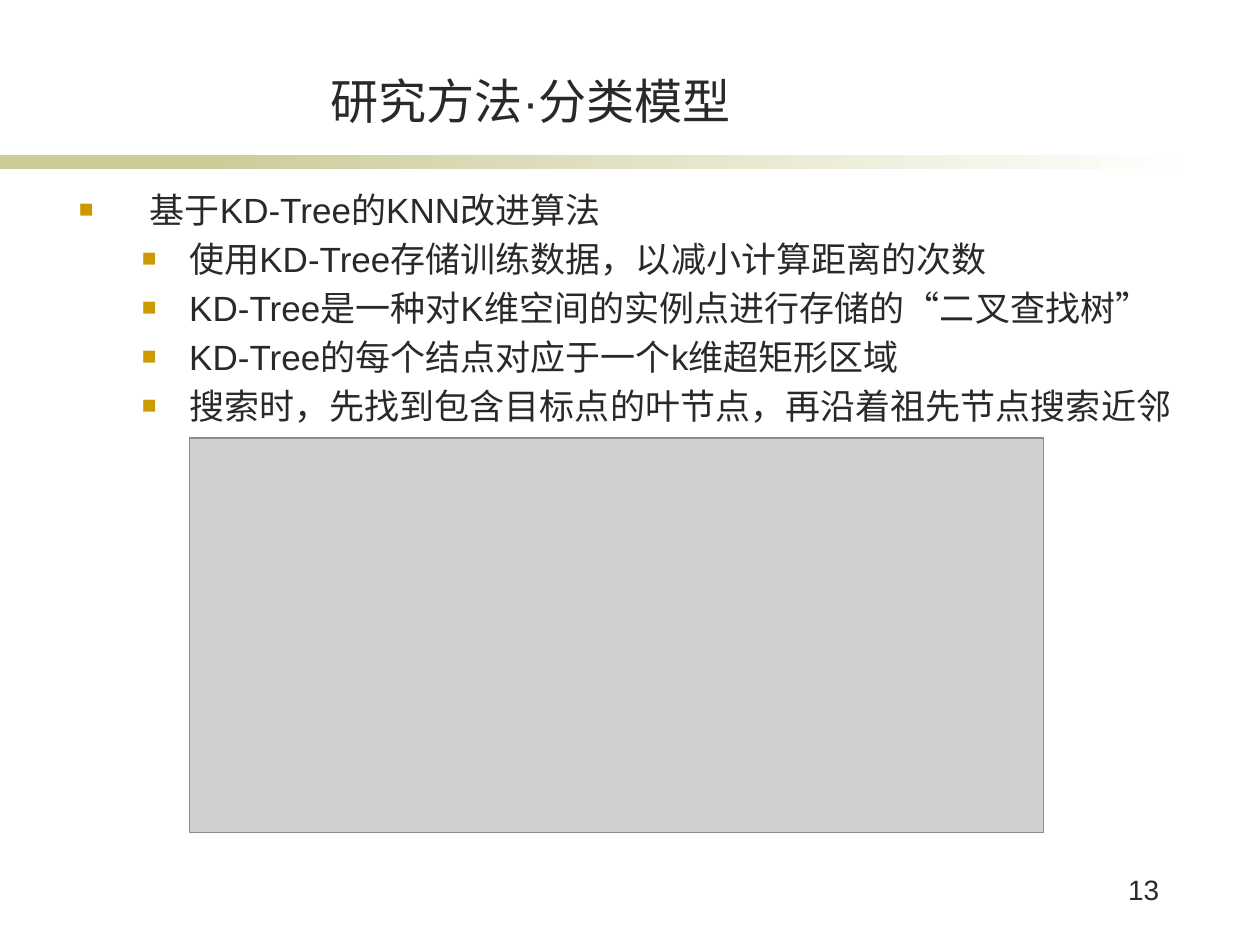
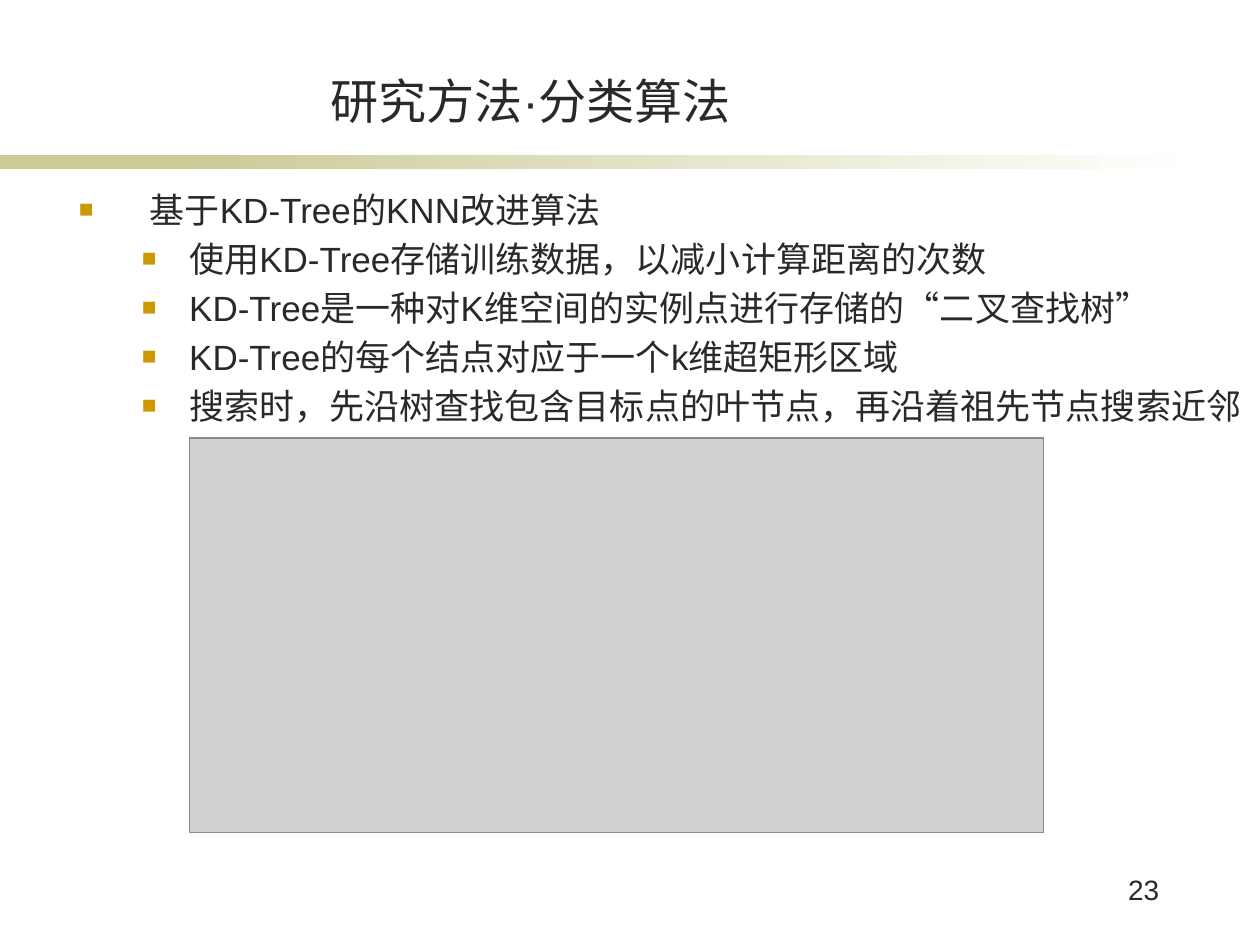
Before and after one commit to XuanBQ/SogouClientsPredict, a slide deck: slide 23 of bq_毕业答辩.pptx (slide 13 before the commit). Drawn at 1260x945 pixels with LibreOffice and Linux fonts; fonts in the diff are those of the drawing; grey boxes stand for pictures; background and template pictures are left out. Boxes give left, top, right and bottom in pixels: in the first picture for what was removed or moved away, otherwise in the second. Text is boxed around its words. In the diff, an @@ line names an element or a change of style, - is before the commit and + after.

```diff
--- a/bq_毕业答辩.pptx
+++ b/bq_毕业答辩.pptx
@@ title at [330,78,731,123]: text changed @@
-研究方法·分类模型
+研究方法·分类算法
@@ text at [189,389,1241,423]: text changed @@
-  ■ 搜索时，先找到包含目标点的叶节点，再沿着祖先节点搜索近邻
+  ■ 搜索时，先沿树查找包含目标点的叶节点，再沿着祖先节点搜索近邻
@@ page number at [1128,880,1159,901]: text changed @@
-13
+23
```
Also in this commit, not shown: 13 other slides changed, 2 slides added, 1 slide removed, 4 other files.
